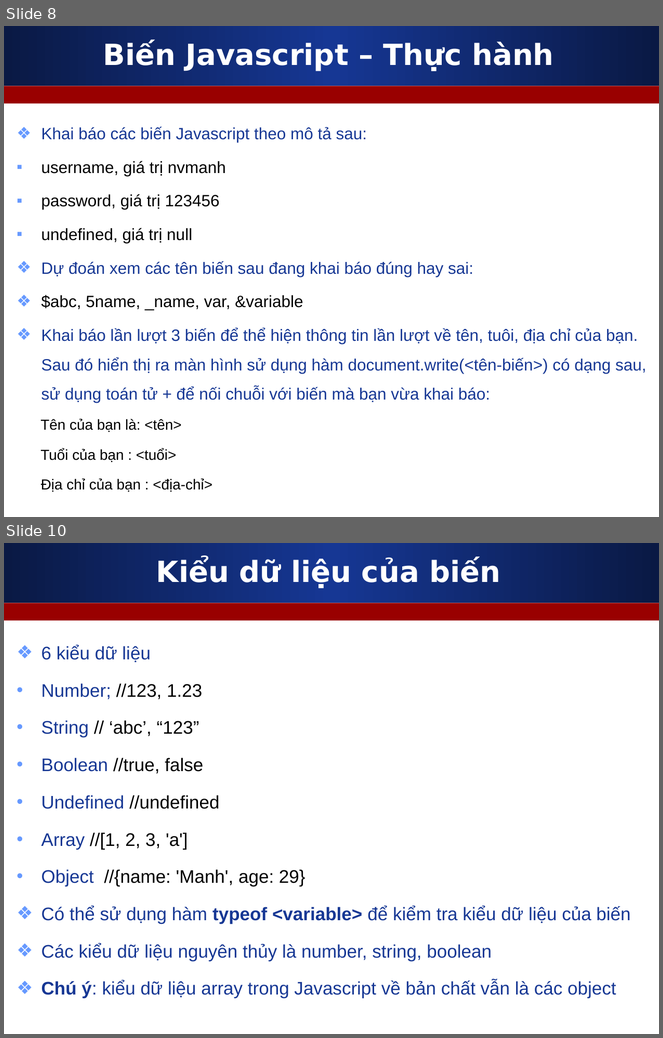
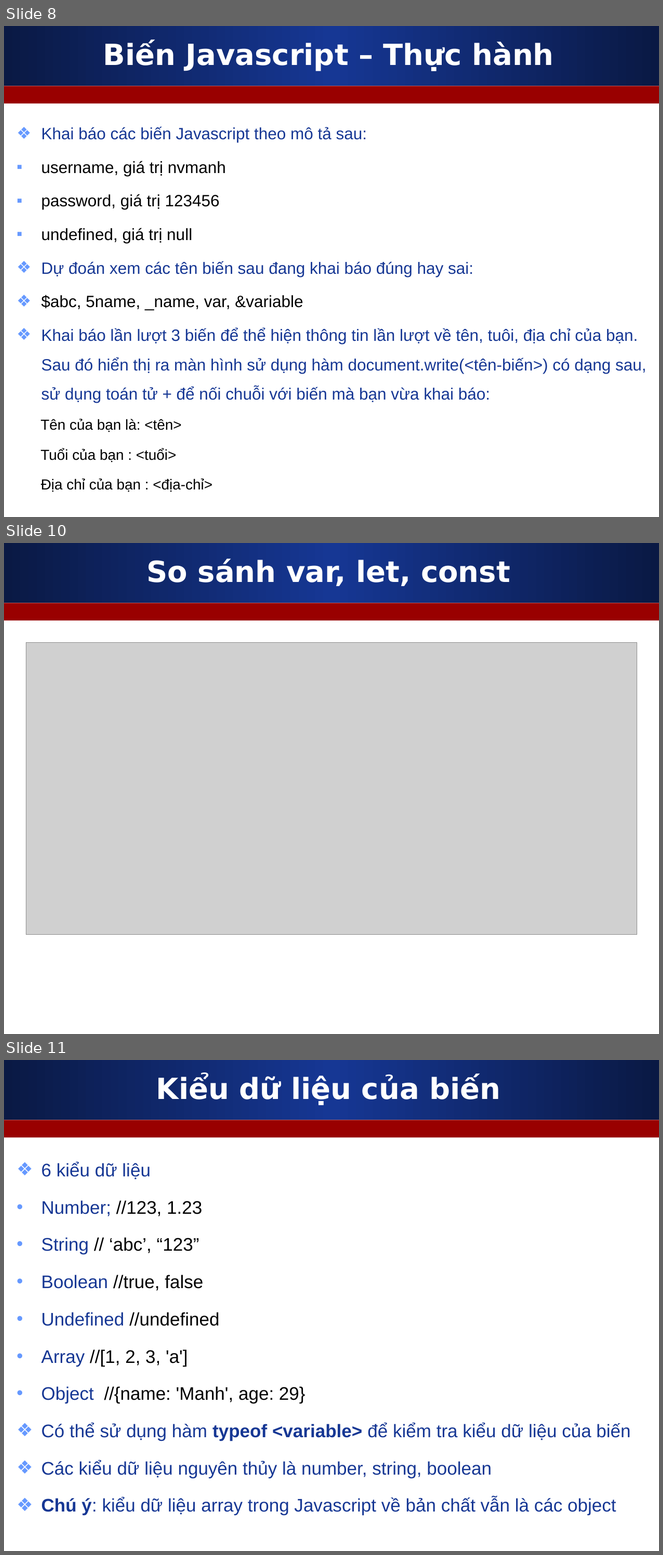
Before and after one commit to nguyenvietmanhit/PHP0921E2_SKDA, a slide deck: Day03_CD2_Javascript_Basic_1/Slides/1_Javascript_can_ban_phan_1.ppt. Shown one above the other, each under a label of ours: slides 8 and 10 before the commit, slides 8, 10 and 11 after it; the slides between them are not shown. The pictures are 663x1038 and 663x1555 pixels, drawn with LibreOffice and Linux fonts; fonts in the diff are those of the drawing; grey boxes stand for pictures. Boxes give left, top, right and bottom in pixels: in the first picture for what was removed or moved away, otherwise in the second. Text is boxed around its words. In the diff, an @@ line names an element or a change of style, - is before the commit and + after.

```diff
--- a/Day03_CD2_Javascript_Basic_1/Slides/1_Javascript_can_ban_phan_1.ppt
+++ b/Day03_CD2_Javascript_Basic_1/Slides/1_Javascript_can_ban_phan_1.ppt
@@ slide 10 added at (4,543,659,1034), background #FFFFFF; not listed: 2 template elements that a slide beside it also shows @@
@@ title added at (147,559,510,586), 32 pt, text #FFFFFF, bold @@
+So sánh var, let, const
@@ picture added at (26,643,637,935) @@
@@ what was slide 10 is now slide 11 @@
```
Also in this commit, not shown: 1 slide changed, 1 other file.
